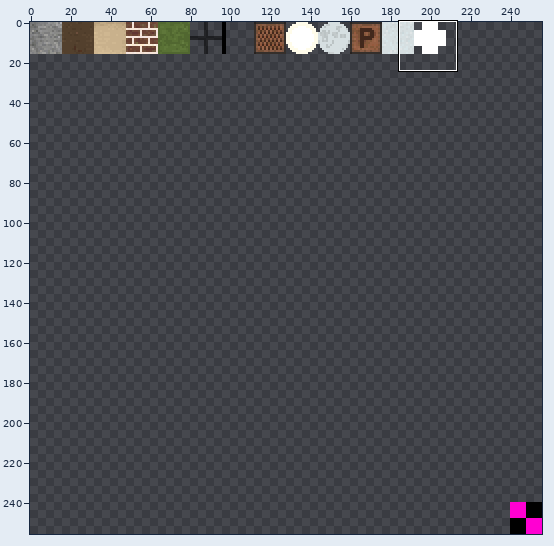
One commit to this sprite sheet: core/assets/textures.png. Above: a wide view before the commit, with the close-up outlined.
Close-up. Before:
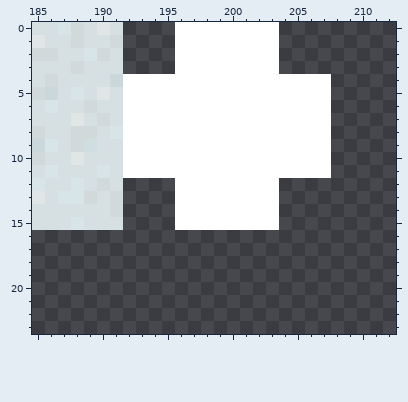
The file is 256x256 pixels. Colours within 5 levels of each other are drawn and written as one. Shown: x 185..212, y 0..23.
The same view after the edit:
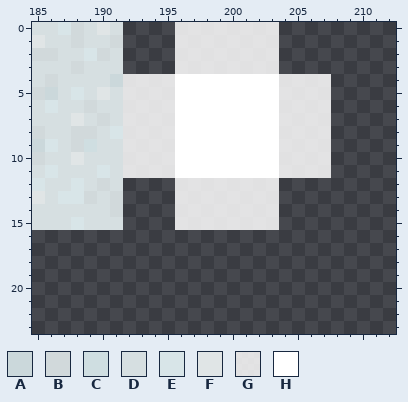
Palette (. is transparent): A #cbd8db  B #d1d9db  C #cfdee1  D #d6dfe1  E #d8e5e8  F #e0e5e6  G #ffffffd8  H #ffffff
Edits made:
y 0..3: x 196..203 HHHHHHHH -> GGGGGGGG
y 4..11: x 192..195 HHHH -> GGGG; x 204..207 HHHH -> GGGG
y 12..15: x 196..203 HHHHHHHH -> GGGGGGGG
Changed places in both close-ups, as pixel boxes (x1, y1, x2, y2):
changed: (123, 22, 331, 230)
